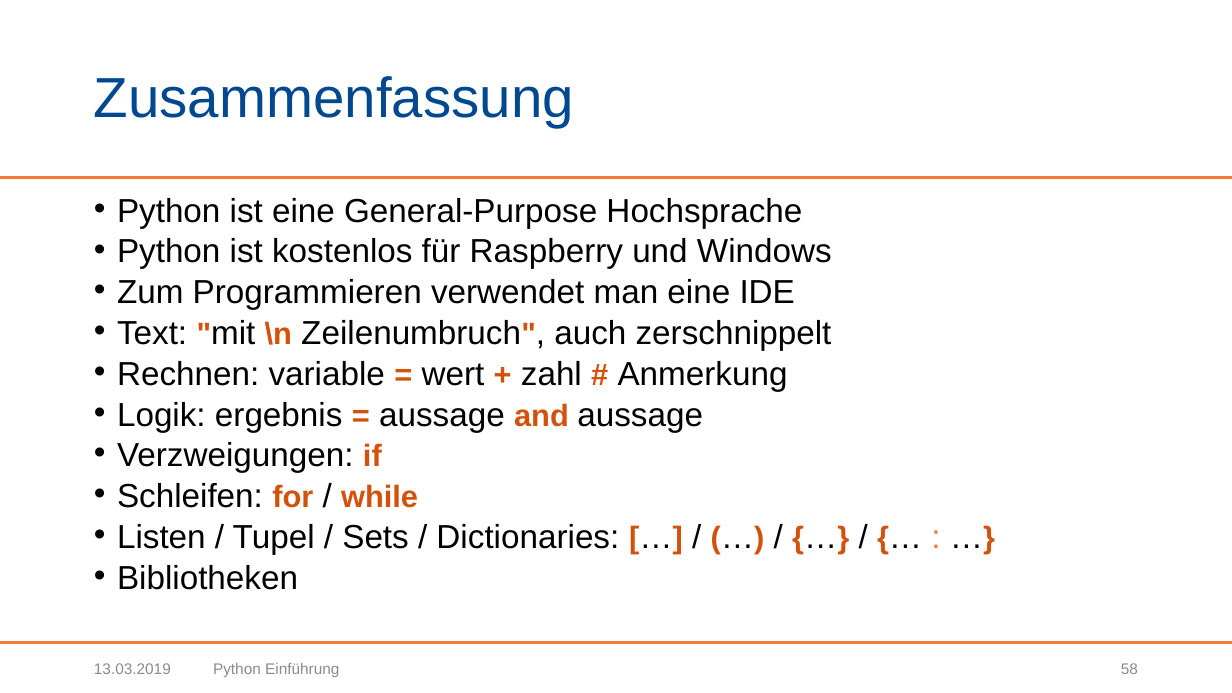
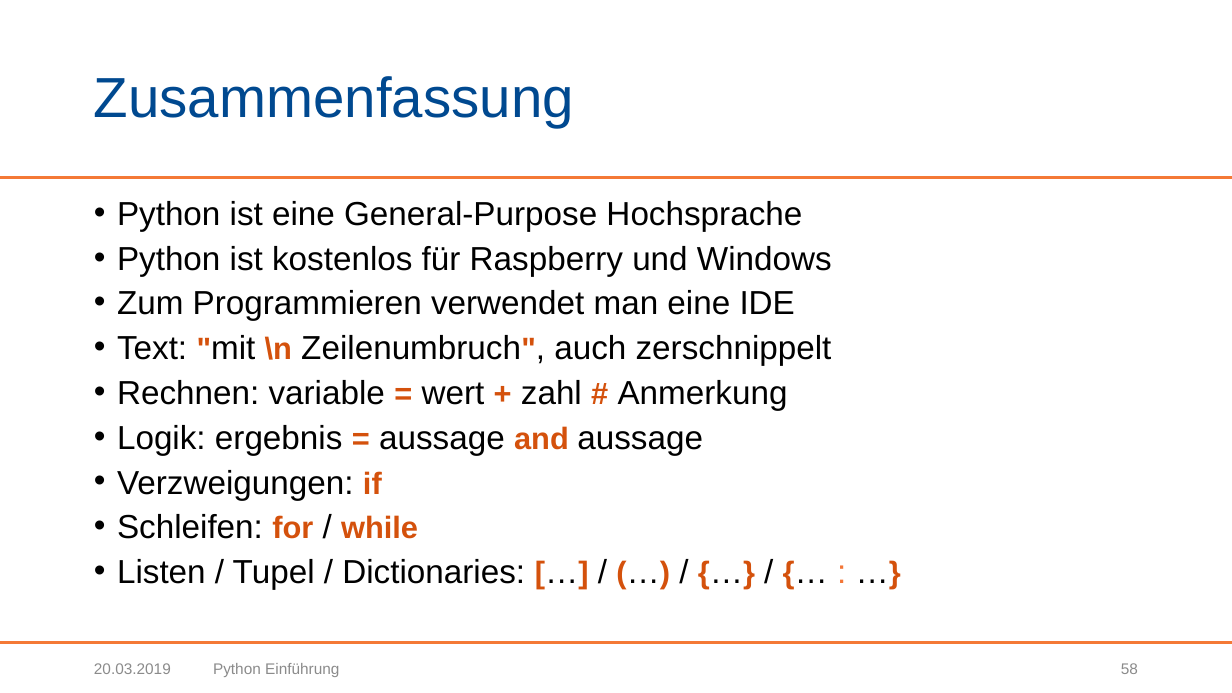
Before and after one commit to BogyMitutoyoCTL/Tetris-Preparation, a slide deck: slide 58 of Präsentationen/Python Einführung.pptx. Drawn at 1232x693 pixels with LibreOffice and Linux fonts; fonts in the diff are those of the drawing; background and template pictures are left out. Boxes give left, top, right and bottom in pixels: in the first picture for what was removed or moved away, otherwise in the second. Text is boxed around its words. In the diff, an @@ line names an element or a change of style, - is before the commit and + after.

```diff
--- a/Präsentationen/Python Einführung.pptx
+++ b/Präsentationen/Python Einführung.pptx
@@ text at (117, 201, 832, 539): line spacing 0.7 to 0.8 @@
@@ text at (117, 559, 525, 589): text changed @@
-• Listen / Tupel / Sets / Dictionaries: […] / (…) / {…} / {… : …}
-• Bibliotheken
+• Listen / Tupel / Dictionaries: […] / (…) / {…} / {… : …}
@@ text at (94, 663, 171, 674): text changed @@
-13.03.2019
+20.03.2019
```
Also in this commit, not shown: 58 other slides changed, 2 other files.
